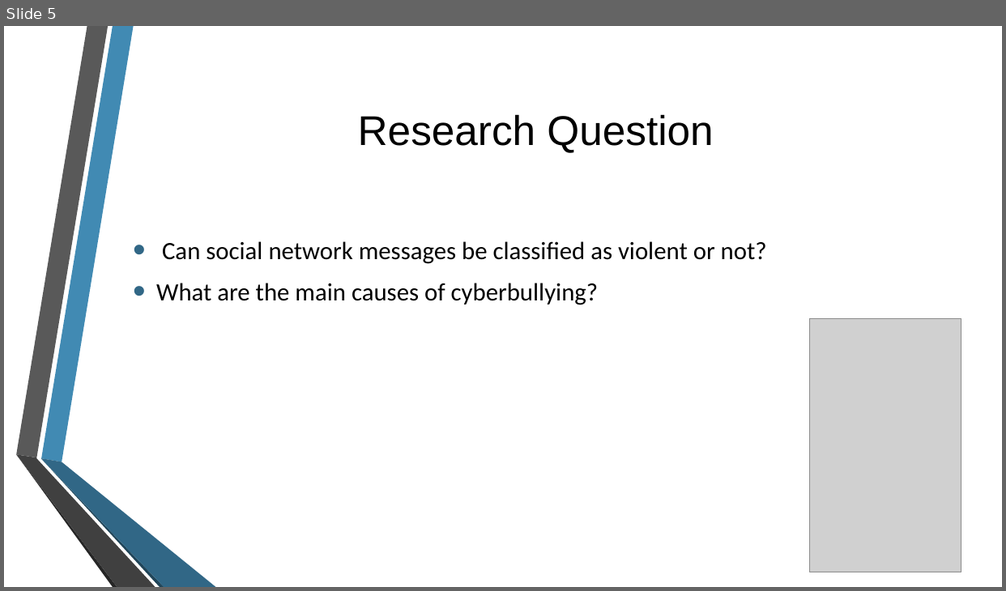
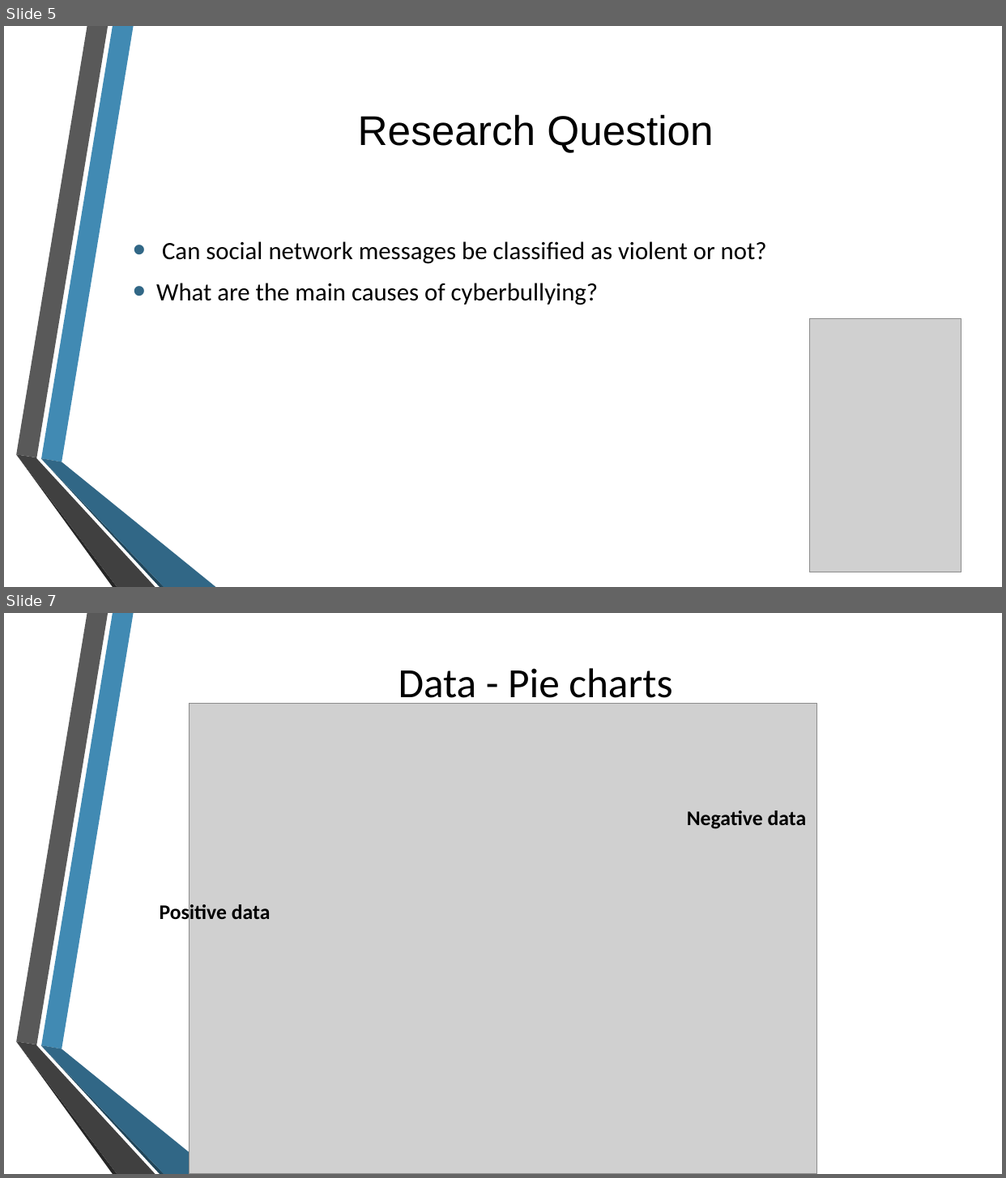
Before and after one commit to may-tal/nlpProject, a slide deck: CyberBullying.pptx. Shown one above the other, each under a label of ours: slide 5 before the commit, slides 5 and 7 after it; the slides between them are not shown. The pictures are 1006x591 and 1006x1178 pixels, drawn with LibreOffice and Linux fonts; fonts in the diff are those of the drawing; grey boxes stand for pictures; background and template pictures are left out. Boxes give left, top, right and bottom in pixels: in the first picture for what was removed or moved away, otherwise in the second. Text is boxed around its words. In the diff, an @@ line names an element or a change of style, - is before the commit and + after.

```diff
--- a/CyberBullying.pptx
+++ b/CyberBullying.pptx
@@ slide 7 added at (4, 613, 1002, 1174), background picture (left out); not listed: 6 template elements that a slide beside it also shows @@
@@ title added at (398, 668, 672, 707), 40 pt, text #000000 @@
+Data - Pie charts
@@ picture added at (189, 704, 817, 1174) @@
@@ text added at (687, 811, 807, 829), 20 pt, text #000000, bold @@
+Negative data
@@ text added at (160, 902, 270, 924), 20 pt, text #000000, bold @@
+Positive data
```
Also in this commit, not shown: 2 slides changed, 6 other slides added, 1 slide removed.
